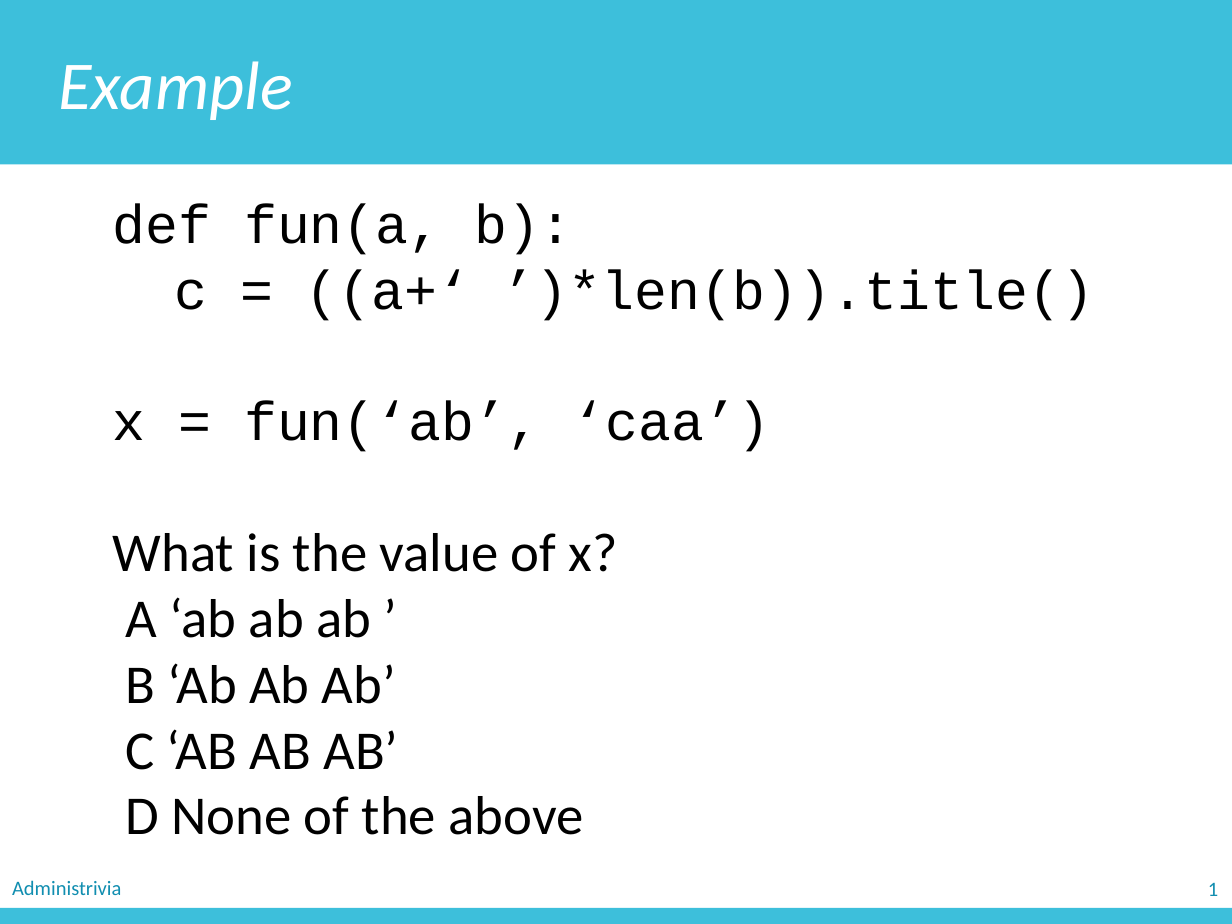
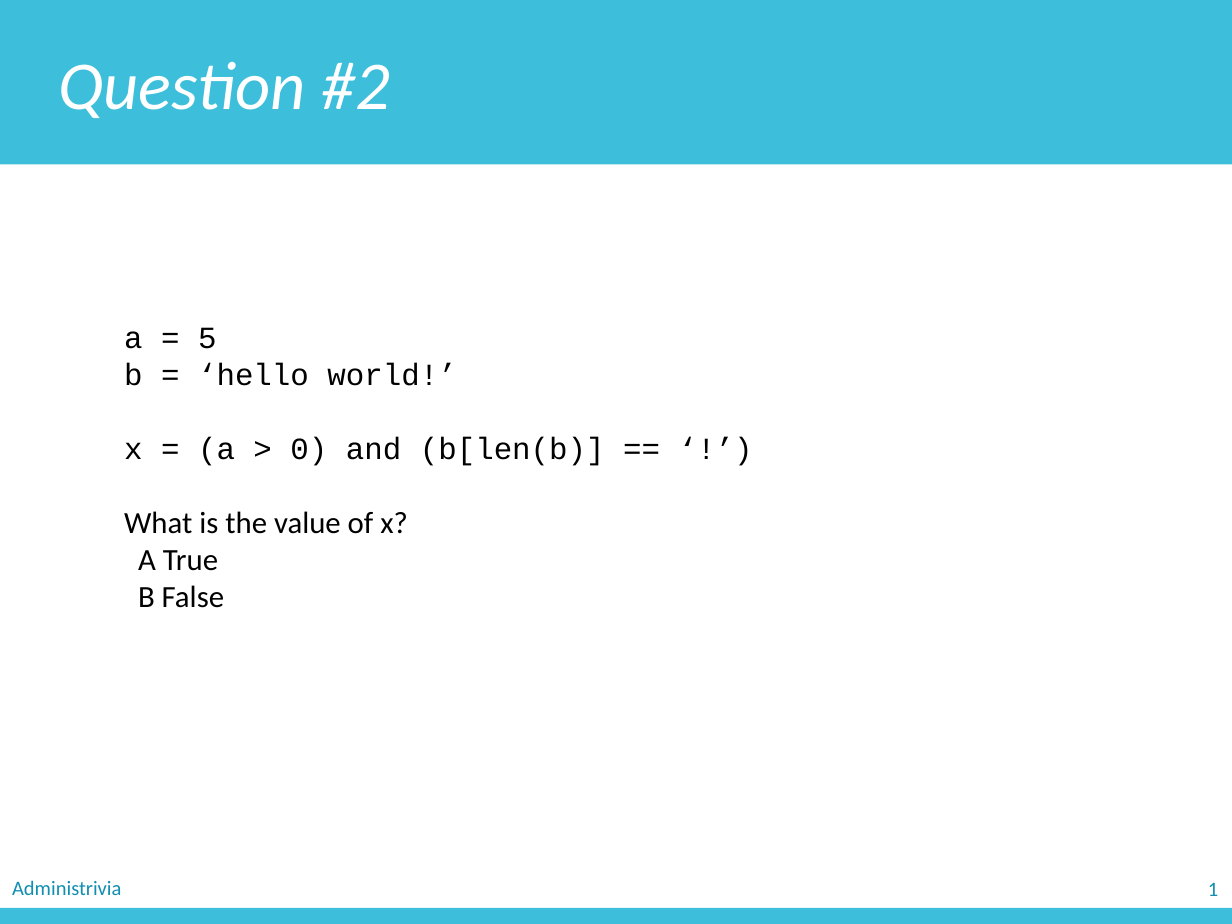
Before and after one commit to zichengliao/zuics101-fa17, a slide deck: slide 6 of lectures/lec06/lec06.pptx (slide 22 before the commit). Drawn at 1232x924 pixels with LibreOffice and Linux fonts; fonts in the diff are those of the drawing. Boxes give left, top, right and bottom in pixels: in the first picture for what was removed or moved away, otherwise in the second. Text is boxed around its words. In the diff, an @@ line names an element or a change of style, - is before the commit and + after.

```diff
--- a/lectures/lec06/lec06.pptx
+++ b/lectures/lec06/lec06.pptx
@@ text in rectangle at [58,61,390,118]: text changed @@
-Example
+Question #2
@@ text "a = 5": place and size @@
-text "a = 5" at [113,204,1094,835]
+text "a = 5" at [124,327,605,608]
@@ text at [124,327,605,466]: text changed; size 32 to 18 pt @@
-def fun(a, b):
-c = ((a+‘ ’)*len(b)).title()
-x = fun(‘ab’, ‘caa’)
+a = 5
+b = ‘hello world!’
+x = (a > 0) and (b[len(b)] == ‘!’)
@@ text at [124,511,408,534]: size 32 to 18 pt in "What is the value of x?" @@
@@ text at [138,550,224,608]: text changed; size 32 to 18 pt @@
-A ‘ab ab ab ’
-B ‘Ab Ab Ab’
-C ‘AB AB AB’
-D None of the above
+A True
+B False
```
Also in this commit, not shown: 5 other slides changed, 22 slides added, 19 slides removed, 3 other files.
